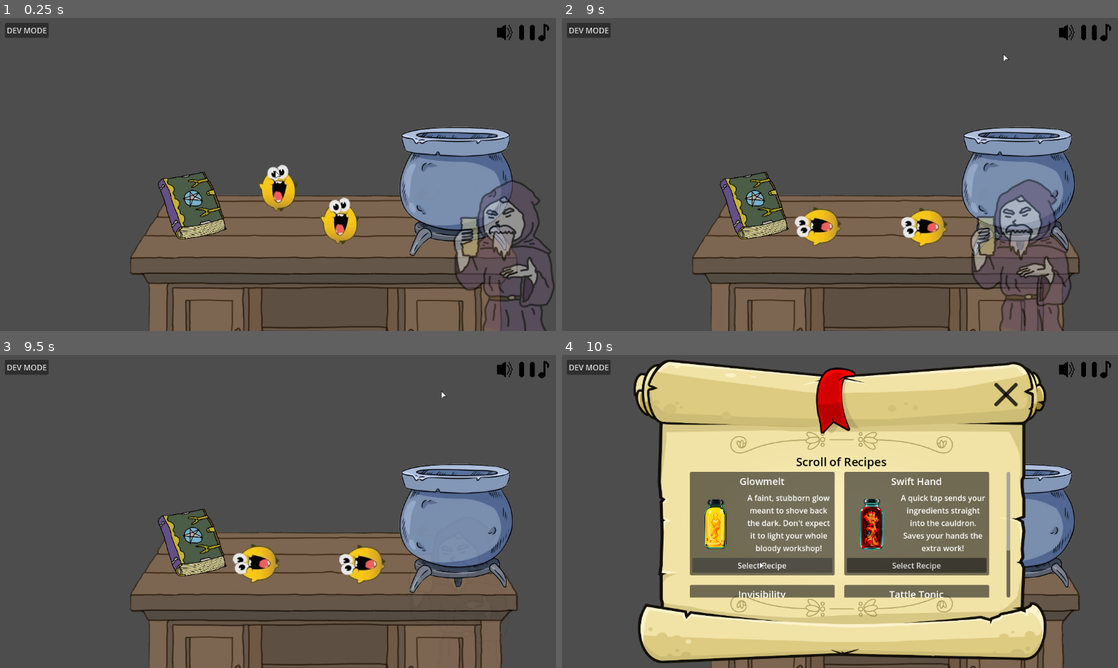
Above: before the commit, frames 1-4 (two rows, left to right).
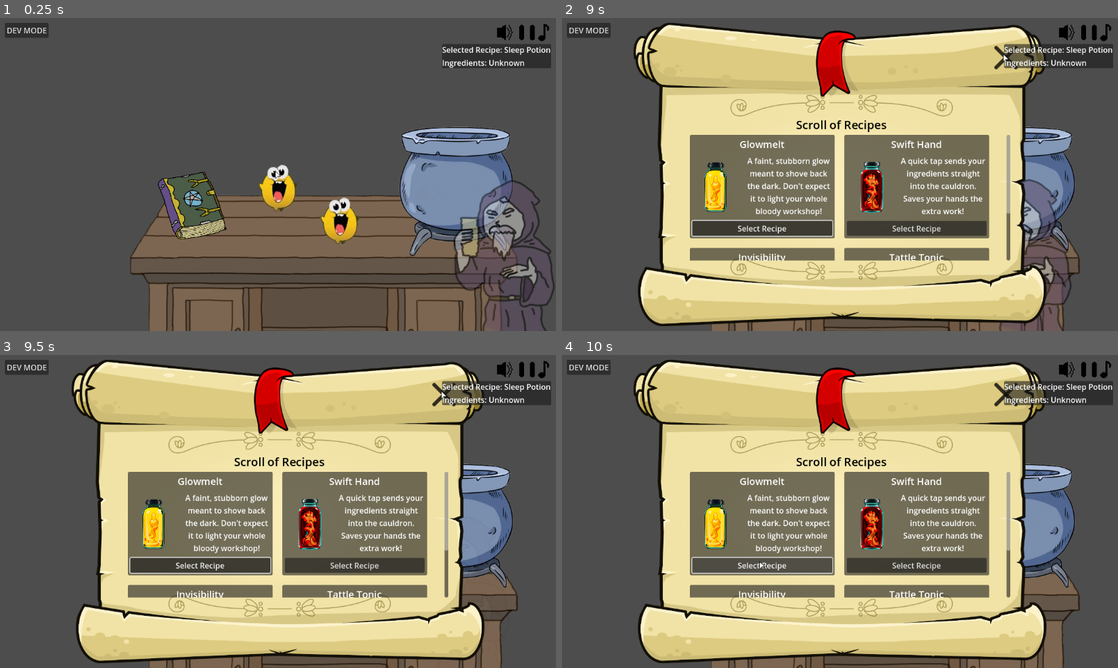
Above: after the commit, the same moments.

Repository: SanchotEm/intern_of_alchemist
Game: Godot game, scene res://Base/main.tscn
Two runs of this game, one before a commit and one after it. Both use one fixed random seed, a clock stepped at 60 frames per second and the inputs below.
Inputs (mouse positions are in pixels of both pictures, inside the frame that each line leads up to):
- Up to frame 1 (0.25 s): no input
- Up to frame 2 (9 s): click "DEV MODE" at 0.5 s; click (873, 155) at 1.25 s; click "DEV MODE" at 2 s; click "Spawn Item" at 2.75 s; click (873, 155) at 3.5 s; click "DEV MODE" at 4.25 s; click "Spawn Item" at 5 s; click (873, 155) at 5.75 s; drag from (840, 224) to (1017, 190) at 6.52 s; drag from (756, 205) to (1017, 190) at 7.27 s; click "Select Recipe" at 8 s; click (1006, 58) at 8.75 s
- Up to frame 3 (9.5 s): no input
- Up to frame 4 (10 s): click (762, 564) at 9.5 s, where only the run after the commit has a clickable "Select Recipe"

The runs differ from the first frame. In frame 1, 1.4% of the frame differs, in the area x 79-100%, y 8-16%; in frame 2, 61%, in the area x 12-100%, y 1-99%; in frame 3, 61%; in frame 4, 1.6%.

Commit message:
To do
Added new TODO singleton for tracking work.

Diff:
--- a/Base/main.tscn
+++ b/Base/main.tscn
@@ -394,7 +394,6 @@
 texture = ExtResource("14_oqvj5")
 
 [node name="SelectedRecipePanelContainer" type="PanelContainer" parent="UI/TopBarUIMarginContainer/VBoxContainer"]
-visible = false
 layout_mode = 2
 size_flags_horizontal = 8
 
--- /dev/null
+++ b/Singletons/ToDoList.gd
@@ -0,0 +1,51 @@
+extends Node
+
+## ToDoList Singleton
+# This script is simply to organize the project work in the repo.
+# This will allow for faster collaboration.
+
+# To use:
+# Go to test branch, review the TODO singleton, and assign yourself a task in the discord.
+# Do not check out work you do not plan on completing within your coding session
+# Create a branch for the task you're completeing.
+# When code is complete, merge into test.
+# If you do not complete your branch by the time your session is up,
+# make sure to commit your changes in case somebody else can pick it up.
+
+
+# Round System:
+# TODO: Add narrator coding into the round one (tutorial), for the narrator to greet the player & progress through round.
+# TODO: Add some kind of visual indicator to click the grimoire
+# TODO: Add some kind of way to to acknowledge the reviewing the recipe (mousing over a spot on the page seems good), after reviewing the round can start, but the player can come back to review the grimiore as needed.
+# TODO: Each round the player successfully completes, the next recipe is unlocked. Linear progression model.
+
+
+# Grimoire System:
+# Recipe:
+# TODO: Redesign grimiore to show the (1) recipe and (2) order of operations with one recipe per page. Layout options based on art work. Blur or leave out lines that will be hinted by the narrator
+# TODO: Right click signal to trigger narrator input on (1) ingredients, and (2) brewing tools
+
+
+# Brewing System:
+# Adding:
+# TODO: Add ability for player to click to drag ingredients from a region on the screen (unlimited), then drag them into the cauldron when they want to for the recipe.
+# TODO: Add ingredient trash
+# TODO: Add (1) stirring stick (2) stirring mechanic (a) clockwise and (b) counterclockwise with a counter on the pot. One full rotation = one stir for the recipes.
+# TODO: Add a heating / fire function. Player can drag a log onto the fire which burns for X seconds
+# TODO: Add three ingredient limit for now, can simply be defined in the recipe and the cauldron can check the recipe for the brewing requirements.
+# TODO: Add a completion "taste" button. Once the player "completes" the potion, they can click something to "taste" the potions.
+# TODO: VFX/SFX & Narrartor provides feedback about success or failure to restart the round state or will proceed automatically to the next round
+# TODO: Make sure ghost narrator blocks the player.
+# TODO: Once the player tastes the potion, either restart the round (with the negative effect) guided by the narrator, or move to the next round by the narrator with the positive effect
+
+
+# Recipe System:
+# TODO: Somewhat implemented, but refine needed. Create a recipe tracking system that gets the following data: a. Potion name, b. Potion description, c. Potion ingredients, d. Potion brewing order of operations (add ingredient, stir, heat), VFX/SFX that occur when completing, VFX/SFX that occur when tasting
+# TODO: Add basic brewing failure/success VFX, as simple as possible for now, can refine later
+# TODO: Make sure narrator system receives signals for narration when steps taken
+
+
+# Ingredient System:
+# TODO: Add new ingredient area with 6 ingredients to start (should be enough to get us going with plenty of combination options, we can always polish with more later). Ingredients should be clicked to spawn, or clicked and dragged in the players hand.
+# TODO: Add new trash can to throw away unwanted ingredients
+# TODO: Add new ingredients, can use the existing items as base and build off it
--- a/project.godot
+++ b/project.godot
@@ -23,6 +23,7 @@
 SignalBus="*res://Singletons/SignalBus.gd"
 Achievements="*res://Singletons/Achievements.gd"
 StatTracking="*res://Singletons/StatTracking.gd"
+ToDoList="*res://Singletons/ToDoList.gd"
 
 [display]
 
Not shown, added: Singletons/ToDoList.gd.uid
